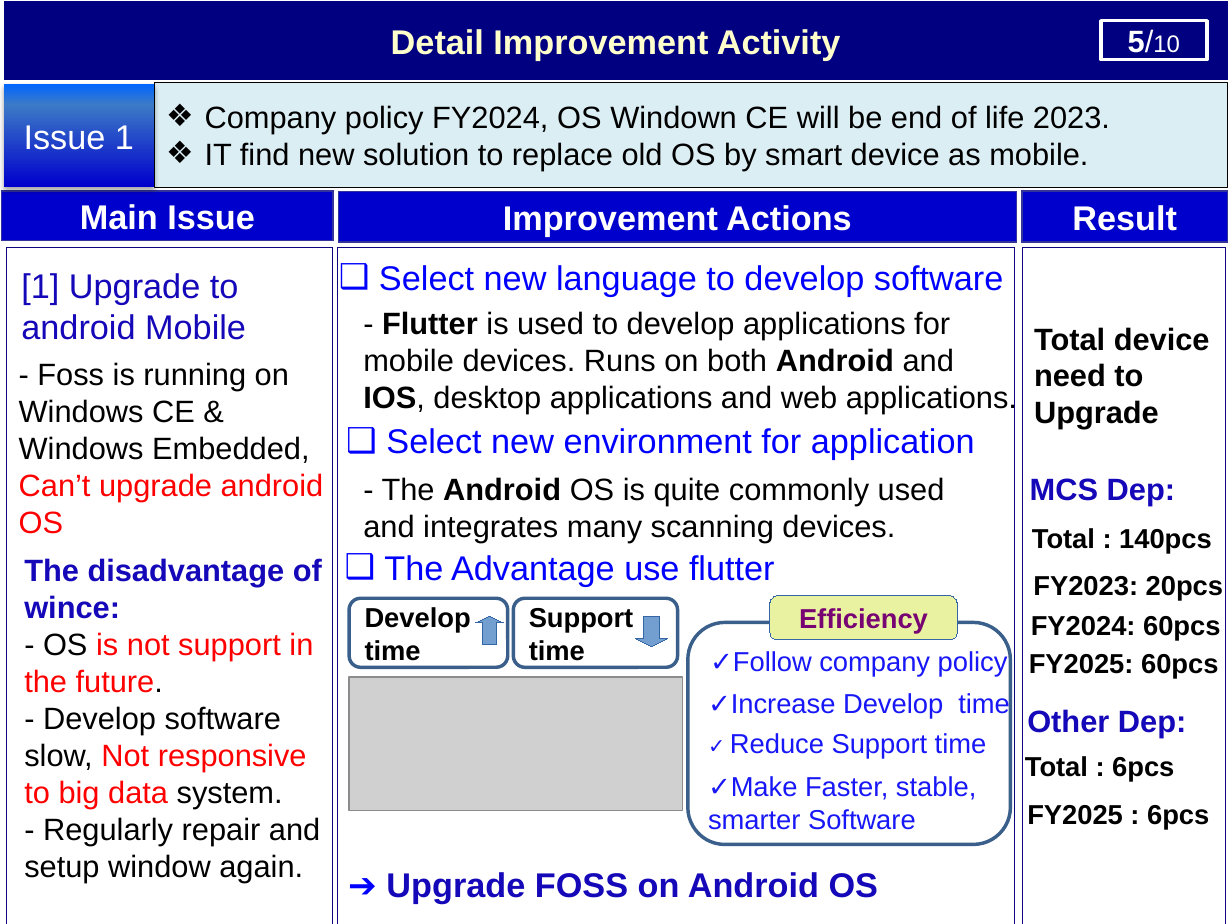
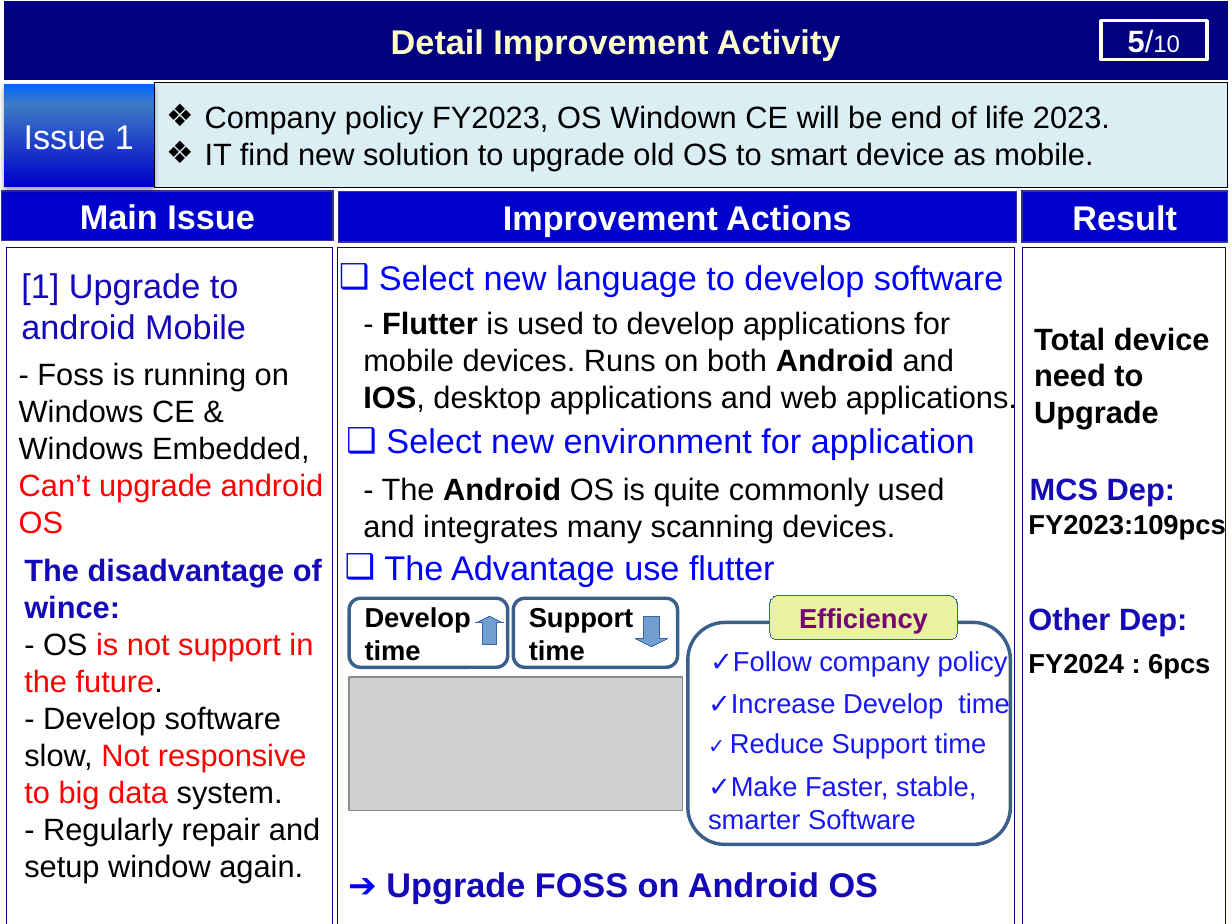
Before and after one commit to thietbicongnghevietnam/ReportPSNV, a slide deck: slide 6 of Report_test.pptx. Drawn at 1232x924 pixels with LibreOffice and Linux fonts; fonts in the diff are those of the drawing; grey boxes stand for pictures. Boxes give left, top, right and bottom in pixels: in the first picture for what was removed or moved away, otherwise in the second. Text is boxed around its words. In the diff, an @@ line names an element or a change of style, - is before the commit and + after.

```diff
--- a/Report_test.pptx
+++ b/Report_test.pptx
@@ text in rectangle at [205, 105, 1110, 170]: text changed @@
-❖ Company policy FY2024, OS Windown CE will be end of life 2023.
-❖ IT find new solution to replace old OS by smart device as mobile.
+❖ Company policy FY2023, OS Windown CE will be end of life 2023.
+❖ IT find new solution to upgrade old OS to smart device as mobile.
@@ text at [1028, 515, 1225, 540]: text changed @@
-FY2023: 20pcs
+FY2023:109pcs
@@ text removed at [1032, 528, 1212, 554] @@
-Total : 140pcs
@@ text "Other Dep:": place and size @@
-text "Other Dep:" at [1027, 709, 1186, 737]
+text "Other Dep:" at [1028, 607, 1187, 636]
@@ text removed at [1031, 616, 1220, 640] @@
-FY2024: 60pcs
@@ text at [1028, 654, 1210, 678]: text changed @@
-FY2025 : 6pcs
+FY2024 : 6pcs
@@ text removed at [1029, 654, 1218, 678] @@
-FY2025: 60pcs
@@ text removed at [1025, 756, 1174, 782] @@
-Total : 6pcs
```
Also in this commit, not shown: 8 other slides changed, 1 slide added, 9 other files.
